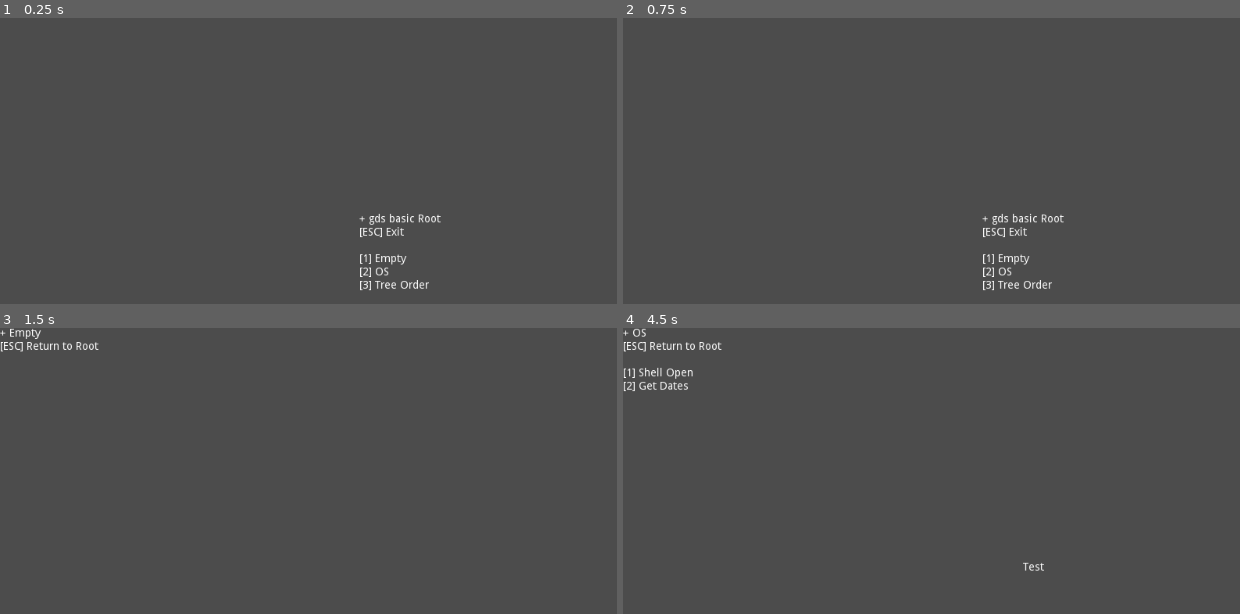
Above: before the commit, frames 1-4 (two rows, left to right).
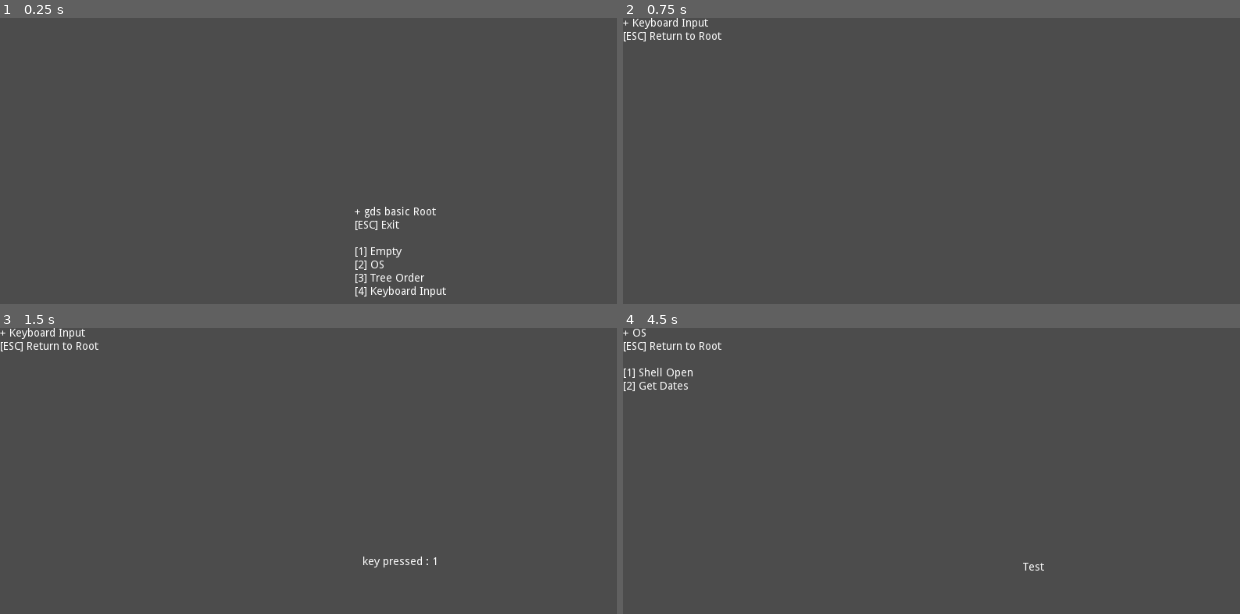
Above: after the commit, the same moments.

Repository: R2Road/godot_playground
Game: Godot game, scene res://gds_basic/gds_basic_RootScene.tscn
The game is run twice, just before and just after one commit, with the same random seed, the same clock (stepped at 60 frames per second) and the same inputs.
Inputs:
- Up to frame 1 (0.25 s): no input
- Up to frame 2 (0.75 s): tap Enter at 0.5 s; tap 4 at 0.6 s
- Up to frame 3 (1.5 s): tap 1 at 0.8, 1.35 s; tap Space at 1.25 s; hold A from 1.28 s (still down)
- Up to frame 4 (4.5 s): tap 2 at 1.55, 2.1, 3.8, 4.35 s; tap Enter at 2, 3.5 s; release A at 2.03 s; tap 4 at 2.3, 2.85 s; tap Space at 2.75 s; tap 1 at 3.05, 3.6 s; hold A from 3.53 s (still down); tap Escape at 4.15 s

The runs differ from the first frame. In frame 1, 1.4% of the frame differs, in the area x 57-73%, y 65-98%; in frame 2, 1.1%; in frame 3, 0.4%; in frame 4, nothing differs.

Commit message:
update scene : gds_basic - KeyboardInputScene

Diff:
--- a/2d_ground/gds_basic/gds_basic_KeyboardInputScene.gd
+++ b/2d_ground/gds_basic/gds_basic_KeyboardInputScene.gd
@@ -1,11 +1,33 @@
 extends Node
 
 func _ready():
-	set_process_input( true )
+	set_process_input( true ) # is not need : default on
+
+	var title_string = \
+		"+ Keyboard Input" \
+		+ "\n" \
+		+ "[ESC] Return to Root" \
+		+ ""
+
+	var summury_node = get_node( "Summury" )
+	summury_node.text = title_string
 
 func _input(event):
-	if event is InputEventKey and event.is_pressed():
-		if event.scancode == KEY_A:
-			print( "target key pressed : ", event.as_text() )
-		else:
-			print( "other key pressed : ", event.as_text() )
+	if !(event is InputEventKey ):
+		return
+
+	if !event.is_pressed():
+		return
+
+	match event.scancode:
+		KEY_ESCAPE:
+			get_tree().change_scene("res://gds_basic/gds_basic_RootScene.tscn")
+		_:
+			UpdateMessage( "key pressed : " + event.as_text() )
+
+func UpdateMessage( arg ):
+	$Message.text = str( arg )
+	$Message.set_position(
+		Vector2( get_viewport().size.x * 0.5, get_viewport().size.y * 0.5 )
+		- Vector2( $Message.get_minimum_size().x * 0.5, $Message.get_minimum_size().y * 0.5 )
+	)
--- a/2d_ground/gds_basic/gds_basic_KeyboardInputScene.tscn
+++ b/2d_ground/gds_basic/gds_basic_KeyboardInputScene.tscn
@@ -2,5 +2,19 @@
 
 [ext_resource path="res://gds_basic/gds_basic_KeyboardInputScene.gd" type="Script" id=1]
 
-[node name="gds_step_keyboard_input" type="Node2D"]
+[node name="gds_step_KeyboardInputScene" type="Node2D"]
 script = ExtResource( 1 )
+
+[node name="Summury" type="Label" parent="."]
+margin_right = 40.0
+margin_bottom = 14.0
+__meta__ = {
+"_edit_use_anchors_": false
+}
+
+[node name="Message" type="Label" parent="."]
+margin_right = 40.0
+margin_bottom = 14.0
+__meta__ = {
+"_edit_use_anchors_": false
+}
--- a/2d_ground/gds_basic/gds_basic_RootScene.gd
+++ b/2d_ground/gds_basic/gds_basic_RootScene.gd
@@ -11,6 +11,8 @@
 	+ "[2] OS" \
 	+ "\n" \
 	+ "[3] Tree Order" \
+	+ "\n" \
+	+ "[4] Keyboard Input" \
 	+ ""
 
 
@@ -43,3 +45,5 @@
 			get_tree().change_scene("res://gds_basic/gds_basic_OSScene.tscn")
 		KEY_3:
 			get_tree().change_scene("res://gds_basic/gds_basic_TreeOrderScene.tscn")
+		KEY_4:
+			get_tree().change_scene("res://gds_basic/gds_basic_KeyboardInputScene.tscn")
